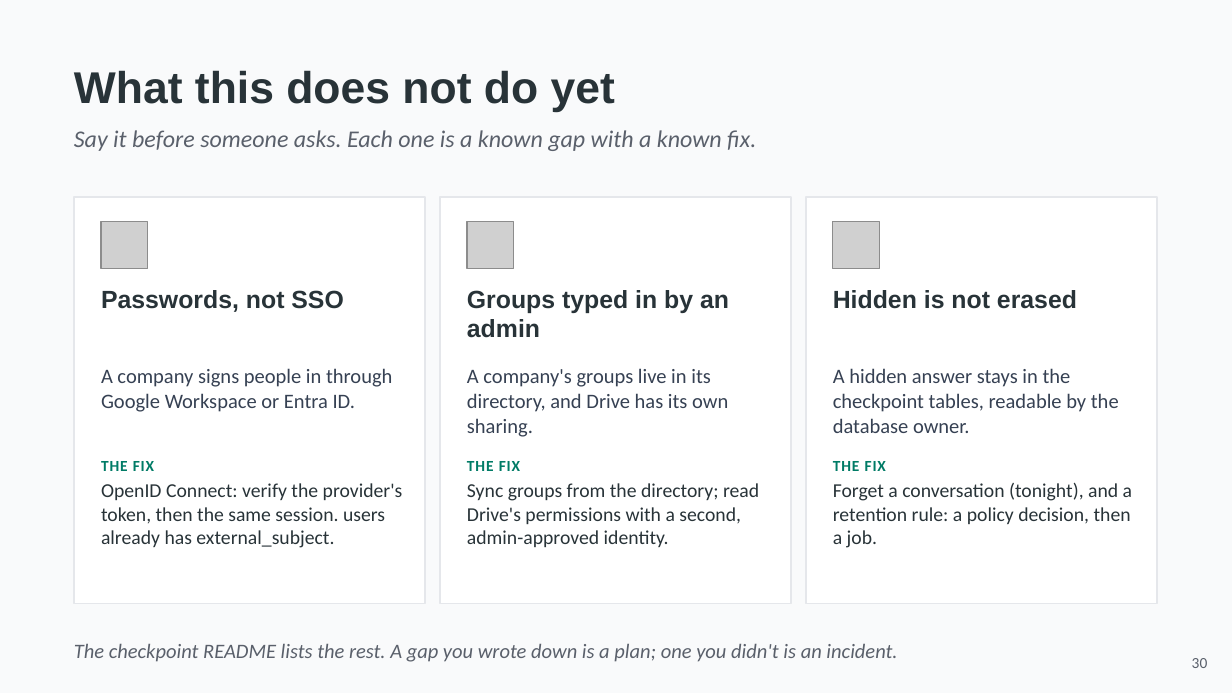
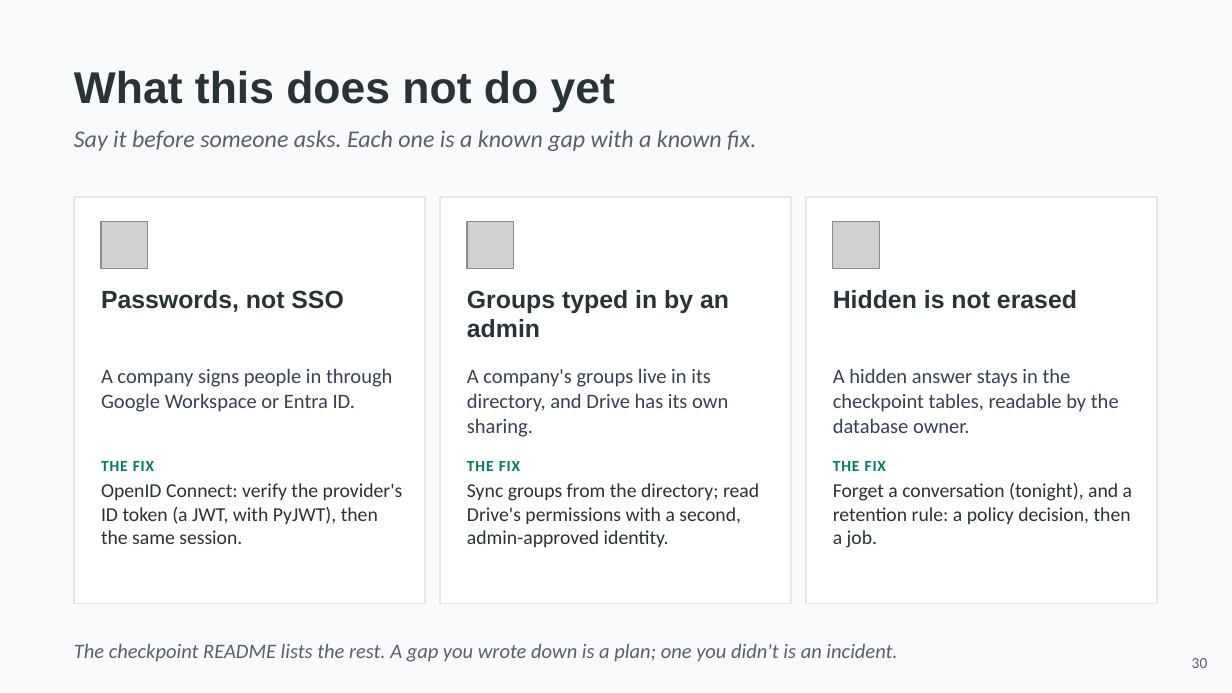
Before and after one commit to hasankanaan26/acme-desk, a slide deck: slide 30 of slides/part2-platform.pptx. Drawn at 1232x693 pixels with LibreOffice and Linux fonts; fonts in the diff are those of the drawing; grey boxes stand for pictures. Boxes give left, top, right and bottom in pixels: in the first picture for what was removed or moved away, otherwise in the second. Text is boxed around its words. In the diff, an @@ line names an element or a change of style, - is before the commit and + after.

```diff
--- a/slides/part2-platform.pptx
+++ b/slides/part2-platform.pptx
@@ text at (101, 483, 403, 544): text changed @@
-OpenID Connect: verify the provider's token, then the same session. users already has external_subject.
+OpenID Connect: verify the provider's ID token (a JWT, with PyJWT), then the same session.
```
Also in this commit, not shown: 4 other slides changed, 1 slide added, 2 other files.
